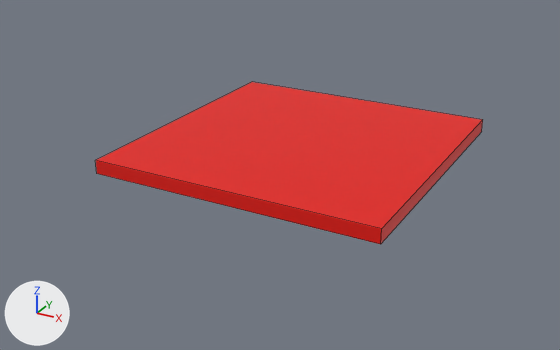
An edit to the FBX model Models/fbx/PavingStoneSquare.fbx, drawn before and after from the same camera.
Both versions are drawn from a camera (50 mm lens) standing at (2.92, -5.71, 2.58) and looking at (-0.12, -0.19, -0.18). Lighting does not change. The marker at lower left points along +X, +Y and +Z. Mesh edges are drawn as thin lines.

The older version as bpy lines, for what is in view:
```python
mat_material_001 = principled_material('Material.001')
mat_material_001.base_color = (0.8, 0.00466, 0.0)  # red #e70f00
me_cube = bpy.data.meshes.new('Cube')
me_cube.from_pydata(...)  # a box spanning x -1.0..1.0, y -1.0..1.0, z -2.0..0.0
me_cube.materials.append(mat_material_001)  # red #e70f00
ob_cube = bpy.data.objects.new('Cube', me_cube)
ob_cube.location = (0.0, 0.0, 0.0)
ob_cube.rotation_euler = (0.0, 0.0, -3.142)  # degrees (0, 0, -180)
ob_cube.scale = (-1.26, -1.26, -0.0595)
```
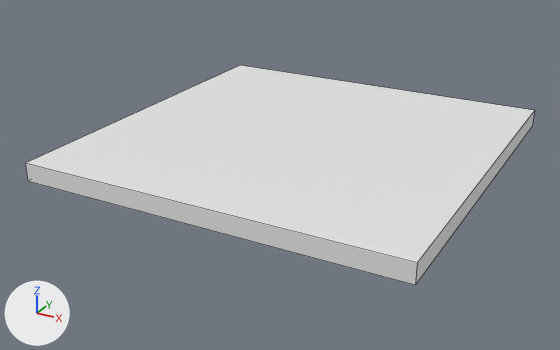
The newer file is also rescaled (x1.307) as a whole; pictures and numbers use the older file's frame.

Where the change shows, as pixel boxes (x1, y1, x2, y2) in the pictures (560 x 350 px):
'Cube', recoloured, mesh moved, rescaled (32% wider, 36% taller): before (96, 82, 483, 244); after (25, 65, 535, 285)

The change in detail:
Material 'Material.001' (mat_material_001) changes colour from red #e70f00 to white #e7e7e7; in linear values from (0.8, 0.00466, 0.0) to (0.8, 0.8, 0.8).
me_cube has 8 vertices, 6 faces and spans x -1.0..1.0, y -1.0..1.0, z -2.0..0.0.
me_cube is used by ob_cube; location (0.0, 0.0, 0.0); rotation (0.0, 0.0, -3.142), in degrees (0, 0, -180); scale (-1.26, -1.26, -0.0595).
me_cube part 1: the whole mesh is moved by (0.0, 0.0, 2.0).
Object 'Cube' (ob_cube) is rescaled from (-1.26, -1.26, -0.0595) to (1.65, 1.65, 0.0794).
